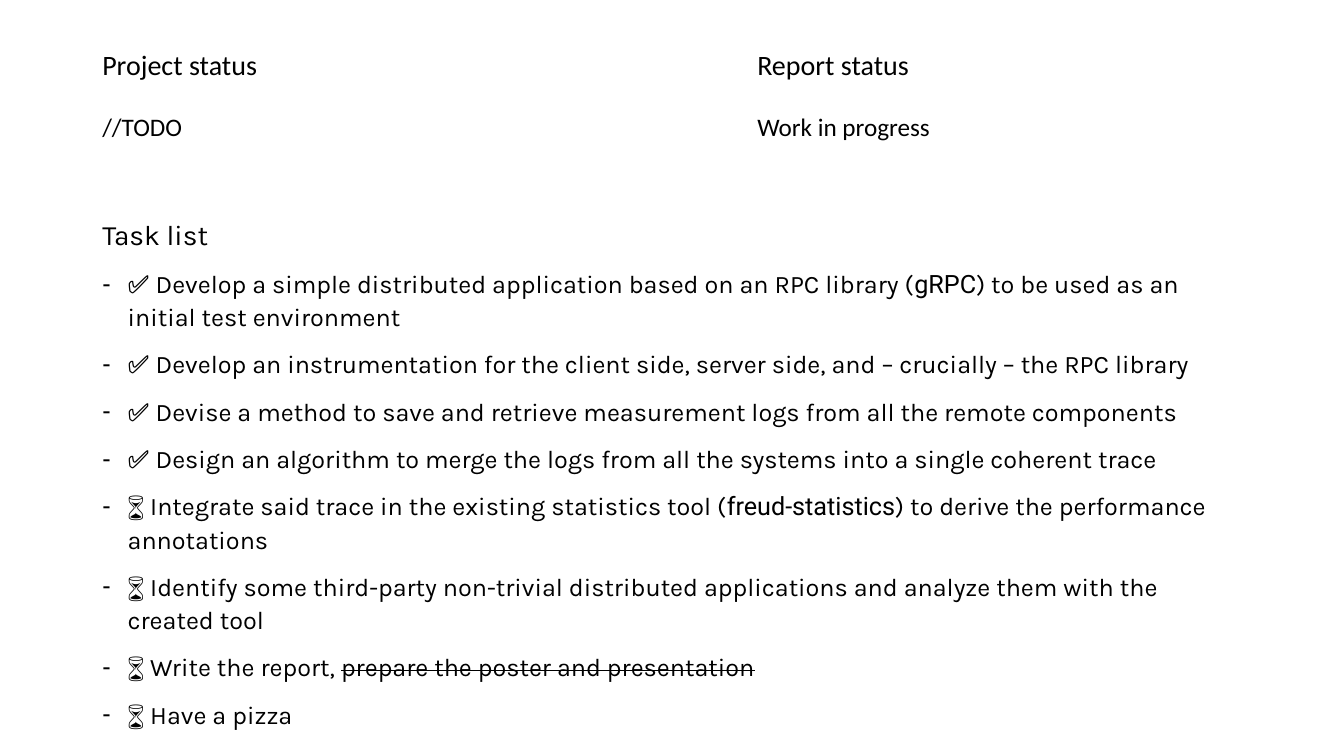
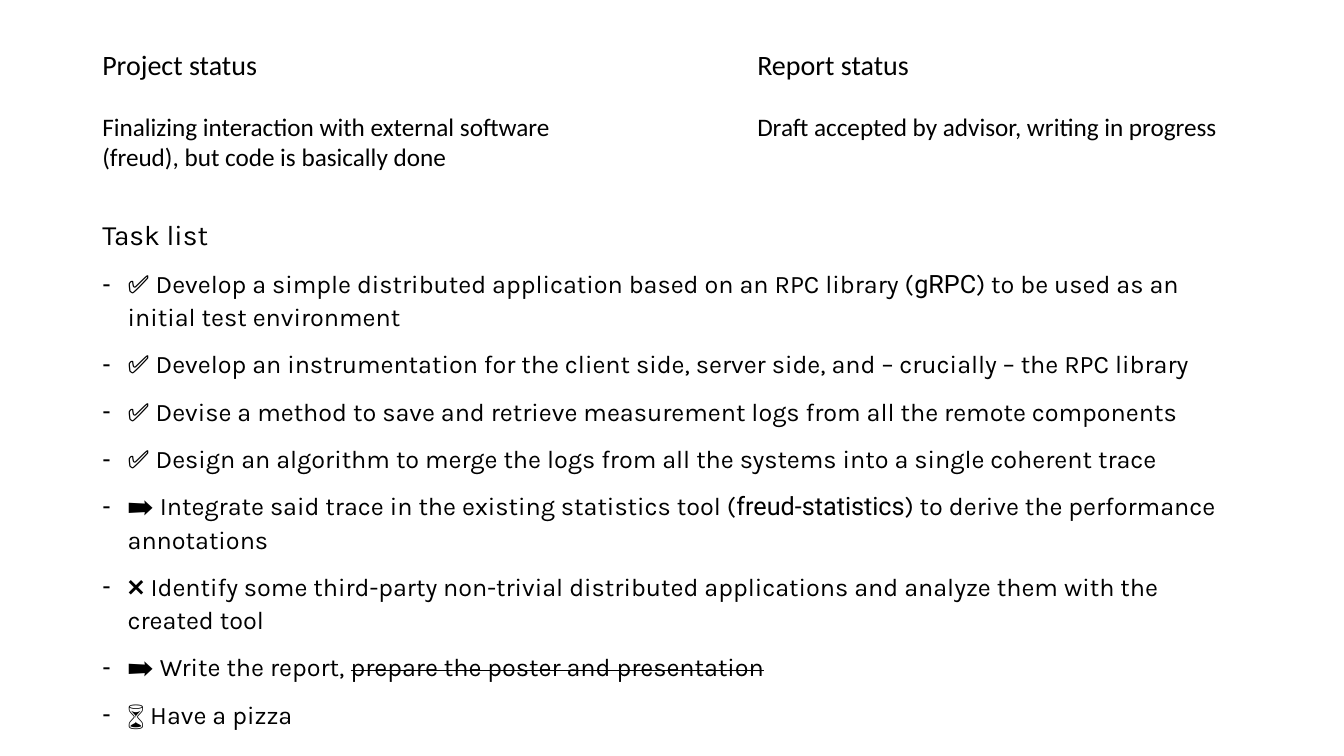
Before and after one commit to Steeven9/Jung, a slide deck: slide 2 of docs/statusReport.pptx. Drawn at 1344x756 pixels with LibreOffice and Linux fonts; fonts in the diff are those of the drawing. Boxes give left, top, right and bottom in pixels: in the first picture for what was removed or moved away, otherwise in the second. Text is boxed around its words. In the diff, an @@ line names an element or a change of style, - is before the commit and + after.

```diff
--- a/docs/statusReport.pptx
+++ b/docs/statusReport.pptx
@@ text at [102,118,549,170]: text changed @@
-//TODO
+Finalizing interaction with external software (freud), but code is basically done
@@ text at [757,118,1216,141]: text changed @@
-Work in progress
+Draft accepted by advisor, writing in progress
@@ text at [128,496,1215,682]: text changed @@
-– ⌛️ Integrate said trace in the existing statistics tool (freud-statistics) to derive the performance annotations
-– ⌛️ Identify some third-party non-trivial distributed applications and analyze them with the created tool
-– ⌛️ Write the report, prepare the poster and presentation
+– ➡️ Integrate said trace in the existing statistics tool (freud-statistics) to derive the performance annotations
+– ❌ Identify some third-party non-trivial distributed applications and analyze them with the created tool
+– ➡️ Write the report, prepare the poster and presentation
```
Also in this commit, not shown: 8 other files.
